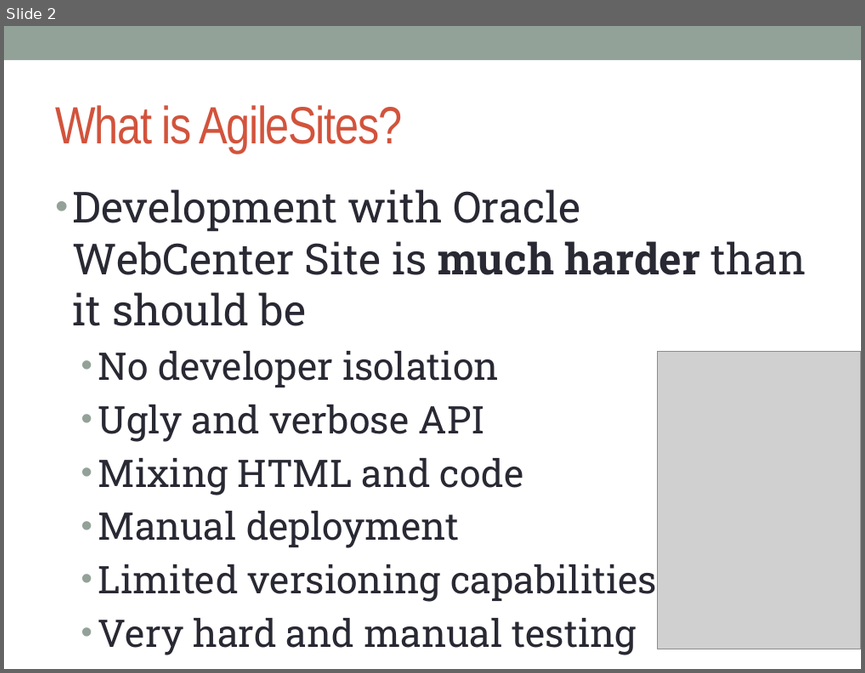
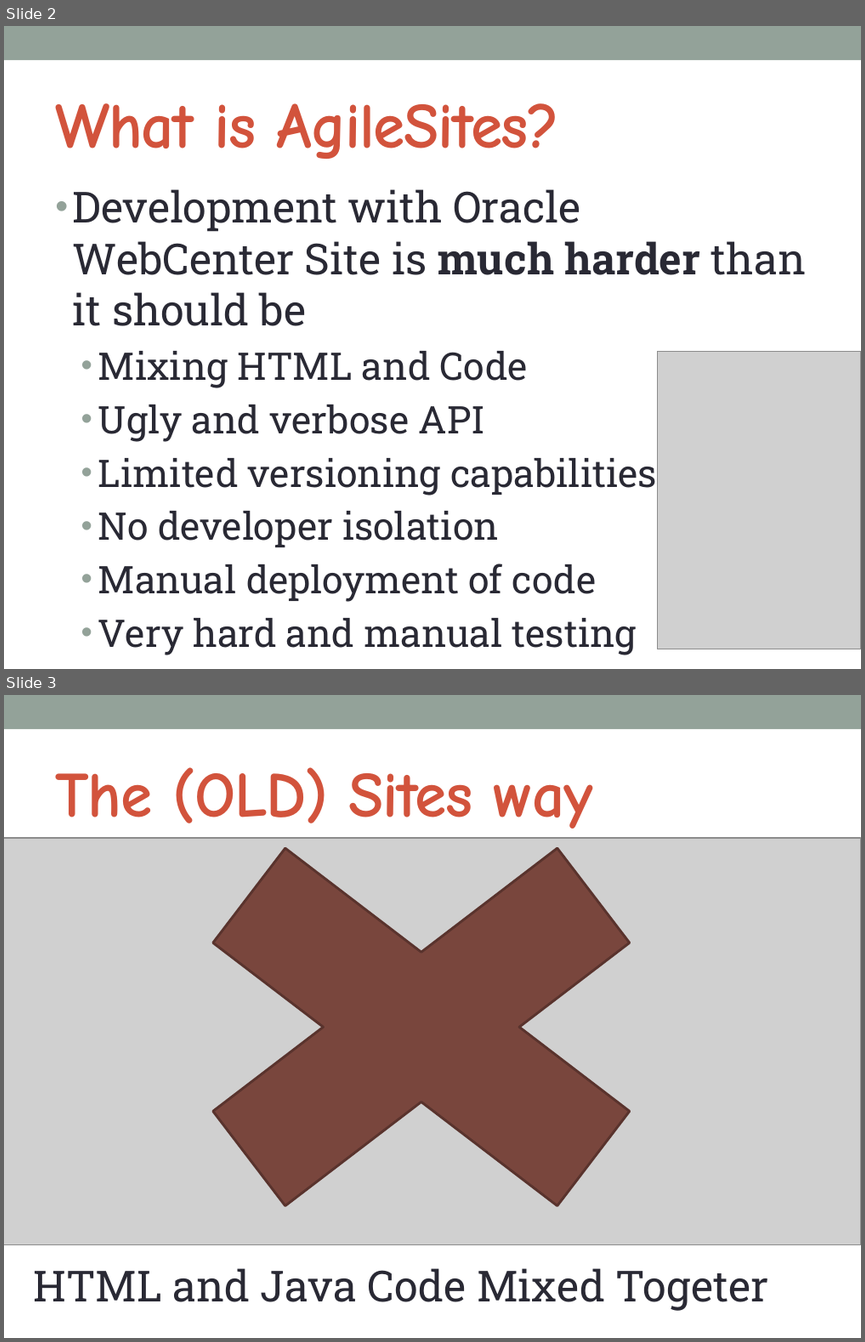
Before and after one commit to sciabarra/AgileSites, a slide deck: doc/AgileSites.pptx. Shown one above the other, each under a label of ours: slide 2 before the commit, slides 2 and 3 after it. The pictures are 865x673 and 865x1342 pixels, drawn with LibreOffice and Linux fonts; fonts in the diff are those of the drawing; grey boxes stand for pictures. Boxes give left, top, right and bottom in pixels: in the first picture for what was removed or moved away, otherwise in the second. Text is boxed around its words. In the diff, an @@ line names an element or a change of style, - is before the commit and + after.

Commit message:
first initially working scaffolding, demosite renamed to agilesites1 temporarily

```diff
--- a/doc/AgileSites.pptx
+++ b/doc/AgileSites.pptx
@@ slide 3 added at bbox=[4, 695, 861, 1338], background #FFFFFF; not listed: 1 template element that a slide beside it also shows @@
@@ title added at bbox=[55, 767, 593, 828], 54 pt, text #D2533C, bold @@
+The (OLD) Sites way
@@ cross added at bbox=[90, 774, 752, 1279], fill #79463D, outline #5A342D 2.08 pt @@
@@ picture added at bbox=[4, 838, 861, 1244] @@
@@ text added at bbox=[33, 1268, 768, 1310], 36 pt, text #292934 @@
+HTML and Java Code Mixed Togeter
@@ slide 2 changed as well @@
@@ title "What is AgileSites?" at bbox=[55, 103, 559, 159]: size 44 to 54 pt, font Arial Narrow to Comic Neue, bold on @@
@@ text at bbox=[98, 351, 657, 495]: paragraphs added @@
+  • Mixing HTML and Code
+  • Ugly and verbose API
+  • Limited versioning capabilities
@@ text at bbox=[98, 563, 596, 601]: text changed @@
-  • Ugly and verbose API
-  • Mixing HTML and code
-  • Manual deployment
-  • Limited versioning capabilities
+  • Manual deployment of code
```
Also in this commit, not shown: 1 other slide changed, 5 other slides added, 24 other files.
